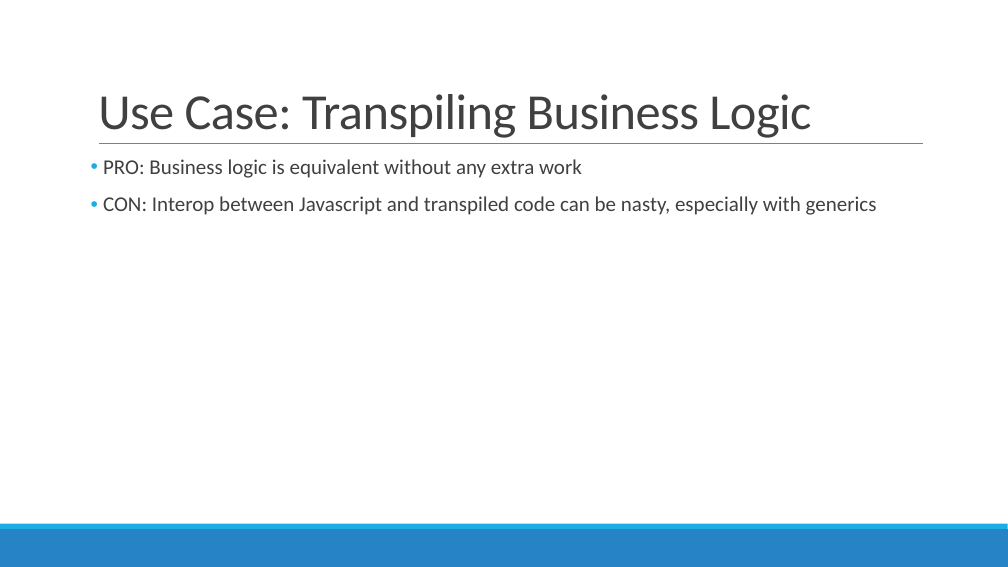
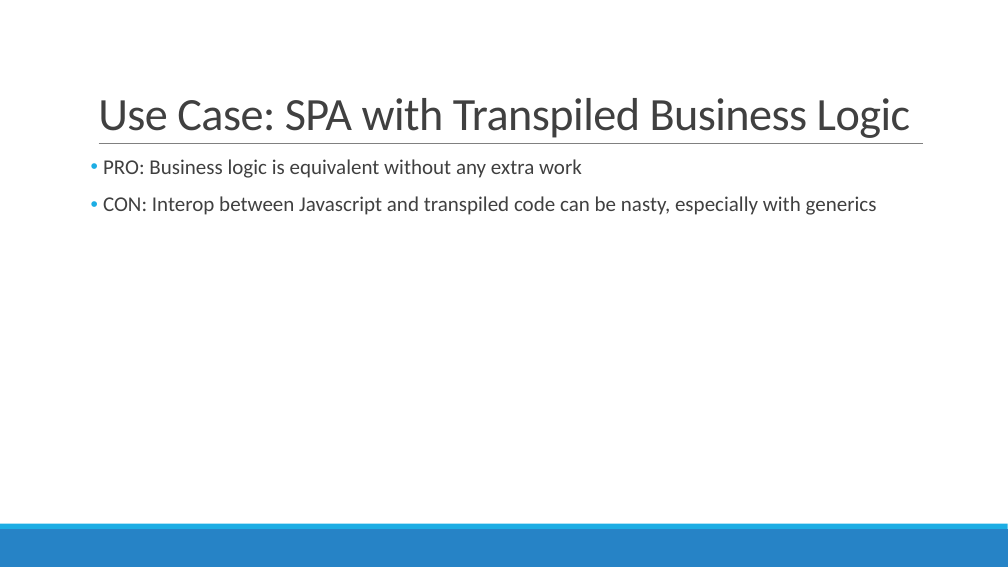
Before and after one commit to mrosack/presentations, a slide deck: slide 14 of bridge.net/bridge-net.pptx (slide 10 before the commit). Drawn at 1008x567 pixels with LibreOffice and Linux fonts; fonts in the diff are those of the drawing. Boxes give left, top, right and bottom in pixels: in the first picture for what was removed or moved away, otherwise in the second. Text is boxed around its words. In the diff, an @@ line names an element or a change of style, - is before the commit and + after.

```diff
--- a/bridge.net/bridge-net.pptx
+++ b/bridge.net/bridge-net.pptx
@@ title at [98,98,911,138]: text changed; size 48 to 44 pt @@
-Use Case: Transpiling Business Logic
+Use Case: SPA with Transpiled Business Logic
```
Also in this commit, not shown: 4 other slides changed, 2 slides added, 1 other file.
